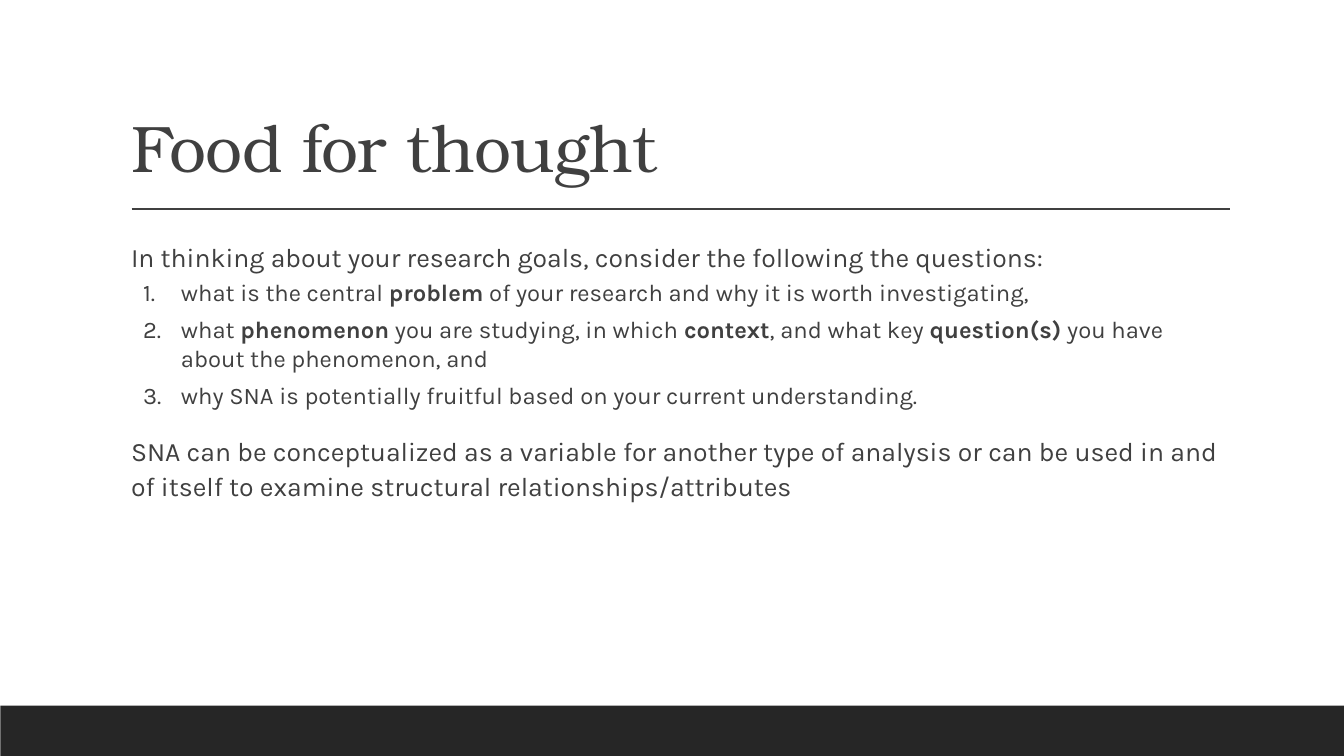
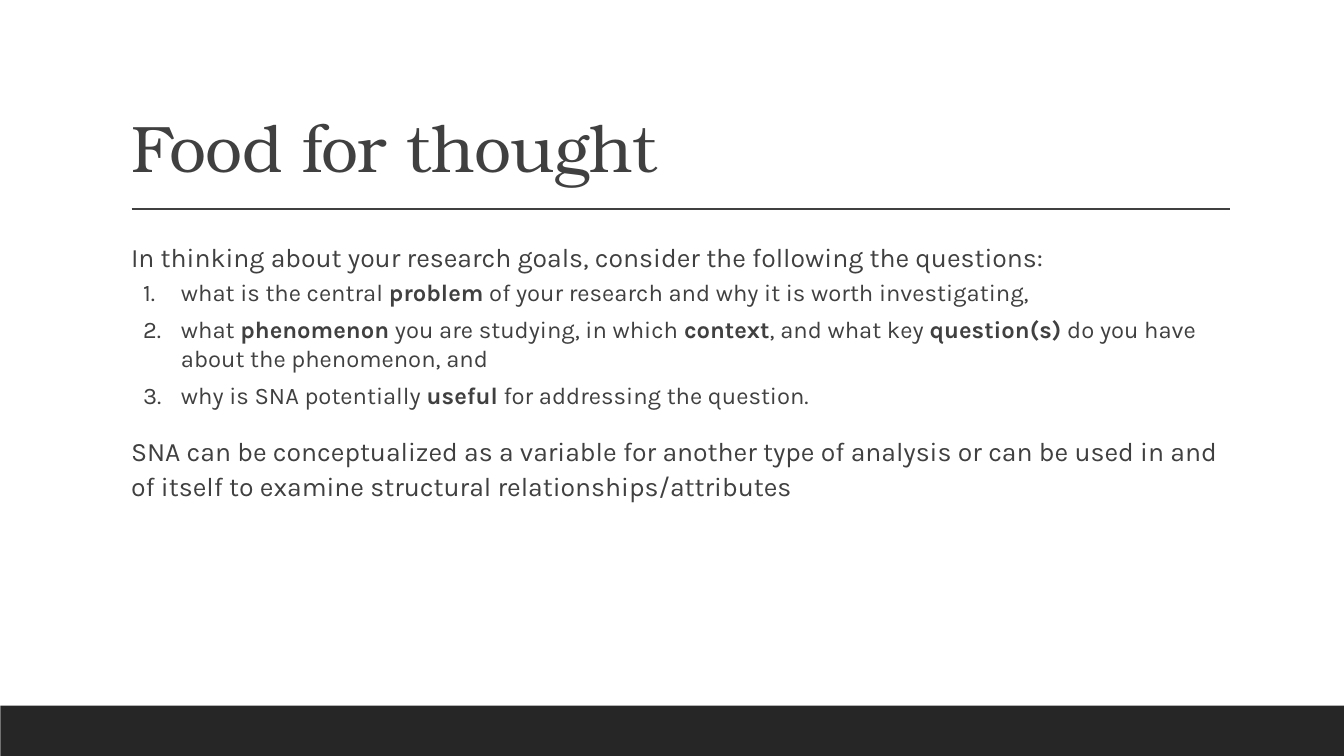
Before and after one commit to elisegia/COC, a slide deck: slide 26 of Day 3.pptx (slide 23 before the commit). Drawn at 1344x756 pixels with LibreOffice and Linux fonts; fonts in the diff are those of the drawing. Boxes give left, top, right and bottom in pixels: in the first picture for what was removed or moved away, otherwise in the second. Text is boxed around its words. In the diff, an @@ line names an element or a change of style, - is before the commit and + after.

```diff
--- a/Day 3.pptx
+++ b/Day 3.pptx
@@ text at (181,320,1196,410): text changed @@
-  2. what phenomenon you are studying, in which context, and what key question(s) you have about the phenomenon, and
-  3. why SNA is potentially fruitful based on your current understanding.
+  2. what phenomenon you are studying, in which context, and what key question(s) do you have about the phenomenon, and
+  3. why is SNA potentially useful for addressing the question.
```
Also in this commit, not shown: 1 other slide changed, 5 slides added, 2 slides removed, 2 other files.
